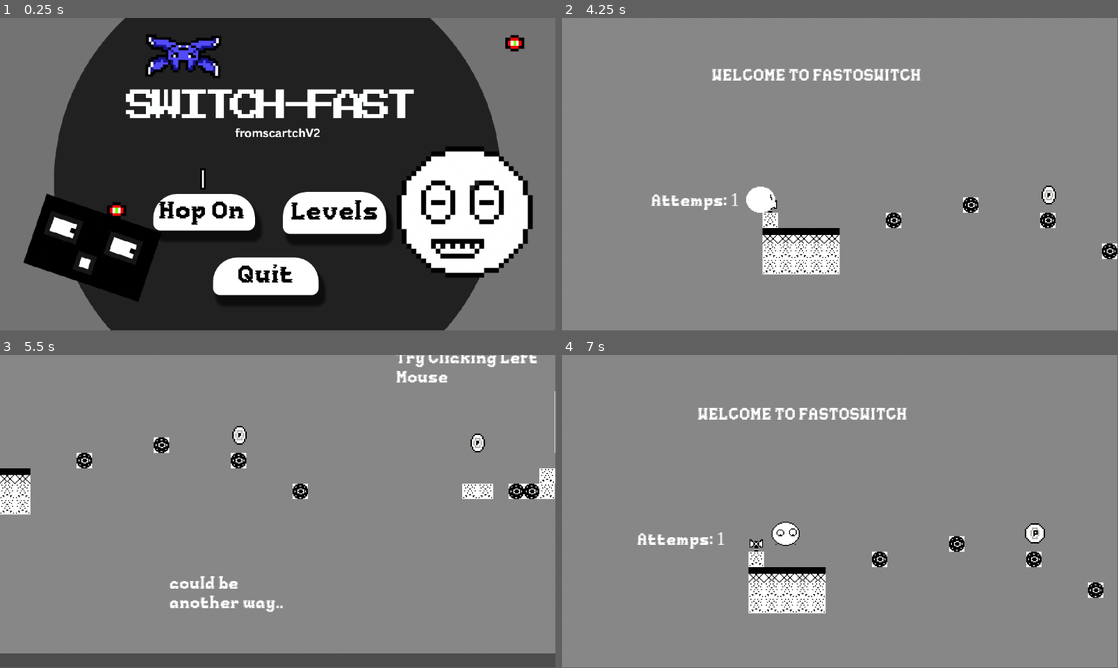
Above: before the commit, frames 1-4 (two rows, left to right).
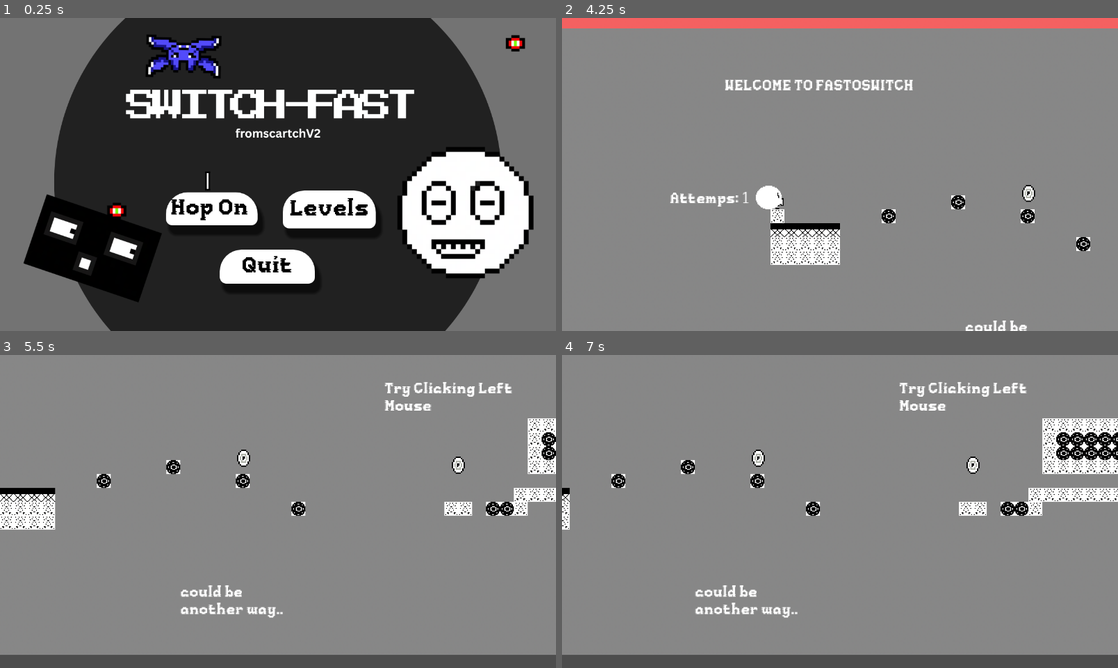
Above: after the commit, the same moments.

Repository: speed987185/Switch-Fast
Game: Godot game, scene res://Scenes/menu.tscn
Same seed, same stepped clock (60 frames per second), same inputs: the game is played once before the commit and once after it.
Inputs (mouse positions are in pixels of both pictures, inside the frame that each line leads up to):
- Up to frame 1 (0.25 s): no input
- Up to frame 2 (4.25 s): click "Levels" at 0.5 s; click "Hop On" at 1.25 s; tap Enter at 2 s; move the mouse to (962, 158) at 2.02 s; hold D (right) 2.03-3.53 s; tap Alt at 2.1, 3.6 s; click (962, 158) at 2.17 s; tap Space (jump) at 2.27, 3.02 s; move the mouse to (728, 190) at 2.77 s; tap Shift at 2.85 s; move the mouse to (895, 105) at 3.52 s; hold A (left) from 3.53 s (still down)
- Up to frame 3 (5.5 s): move the mouse to (250, 574) at 4.27 s; release A (left) at 4.28 s; hold D (right) from 4.28 s (still down); tap Shift at 4.35 s; click (250, 574) at 4.42 s; tap Space (jump) at 4.52, 5.27 s; move the mouse to (444, 558) at 5.02 s; tap Alt at 5.1 s
- Up to frame 4 (7 s): tap Escape (pause, bound only after the commit) at 5.65 s; release D (right) at 5.75 s; click (840, 517) at 5.77 s; move the mouse to (673, 464) at 6.52 s; hold A (left) from 6.53 s (still down); tap Shift at 6.6 s; tap Space (jump) at 6.77 s
In our replay, the window is 799x449 before the commit and 800x450 after it. These sizes can differ from the game's own. Grey fills any space a smaller window leaves; there, only what the larger window draws over its background counts as a difference.

The runs differ from the first frame. In frame 1, 7.1% of the frame differs, in the area x 4-96%, y 0-100%; in frame 2, 8.4%; in frame 3, 7.7%; in frame 4, 14%, in the area x 0-100%, y 0-100%.

Commit message:
added a pause menu now you can pause the game uaing esc or p noow i am going to sleep its already 12pm and i gonna commit soon new buttons will be added in pause menu

Diff:
--- a/Scenes/main.tscn
+++ b/Scenes/main.tscn
@@ -20,6 +20,7 @@
 [ext_resource type="PackedScene" uid="uid://dvcfua04k7e1q" path="res://Scenes/batsloth.tscn" id="15_wsu2k"]
 [ext_resource type="PackedScene" uid="uid://badnr0ovx2yww" path="res://Scenes/eneball.tscn" id="16_k12tt"]
 [ext_resource type="FontFile" uid="uid://b6ee30ss2buoc" path="res://font/font/Pixelmax-Regular.otf" id="18_b3802"]
+[ext_resource type="PackedScene" uid="uid://d0ujllnxwqp8m" path="res://Scenes/pause_menu.tscn" id="21_pdsj5"]
 
 [sub_resource type="TileSetAtlasSource" id="TileSetAtlasSource_wsu2k"]
 texture = ExtResource("4_ynf5e")
@@ -861,4 +862,6 @@
 theme_override_font_sizes/font_size = 43
 text = "JUMP!!!!!!!!!!"
 
+[node name="PauseMenu" parent="." unique_id=1266123414 instance=ExtResource("21_pdsj5")]
+
 [connection signal="timeout" from="Timer" to="Player" method="_on_timer_timeout"]
--- a/Scenes/menu.tscn
+++ b/Scenes/menu.tscn
@@ -150,7 +150,7 @@
 text = "Hop On "
 
 [node name="Coin" parent="." unique_id=257496962 instance=ExtResource("3_cayip")]
-position = Vector2(423, 336)
+position = Vector2(480, 377)
 scale = Vector2(4, 4)
 
 [node name="click" type="AudioStreamPlayer2D" parent="." unique_id=663310324]
--- a/Scenes/pause_menu.tscn
+++ b/Scenes/pause_menu.tscn
@@ -1,46 +1,35 @@
 [gd_scene format=3 uid="uid://d0ujllnxwqp8m"]
 
-[node name="PauseMenu" type="Control" unique_id=411212120]
+[ext_resource type="Texture2D" uid="uid://cr6ix73nrqd3d" path="res://PauseMenu/resume.png" id="1_bpi0q"]
+[ext_resource type="Script" uid="uid://utl7qmw5on2q" path="res://Script/pause_menu.gd" id="1_vmyb1"]
+
+[node name="PauseMenu" type="CanvasLayer" unique_id=1266123414]
 process_mode = 3
-layout_mode = 3
-anchors_preset = 15
-anchor_right = 1.0
-anchor_bottom = 1.0
-offset_left = -2.0
-offset_right = -2.0
-grow_horizontal = 2
-grow_vertical = 2
+layer = 5
+script = ExtResource("1_vmyb1")
 
-[node name="PanelContainer" type="PanelContainer" parent="." unique_id=1883788588]
-layout_mode = 1
+[node name="ColorRect" type="ColorRect" parent="." unique_id=371380537]
 anchors_preset = 15
 anchor_right = 1.0
 anchor_bottom = 1.0
 grow_horizontal = 2
 grow_vertical = 2
+color = Color(0, 0, 0, 0.60784316)
 
-[node name="Buttons" type="Node" parent="PanelContainer" unique_id=1415451099]
+[node name="resume" type="Button" parent="." unique_id=859816468]
+anchors_preset = 8
+anchor_left = 0.5
+anchor_top = 0.5
+anchor_right = 0.5
+anchor_bottom = 0.5
+offset_left = -103.99994
+offset_top = -72.0
+offset_right = -63.99994
+offset_bottom = -32.0
+grow_horizontal = 2
+grow_vertical = 2
+scale = Vector2(4.9891496, 4.4248004)
+size_flags_horizontal = 4
+icon = ExtResource("1_bpi0q")
 
-[node name="Button2" type="Button" parent="PanelContainer/Buttons" unique_id=491695079]
-offset_left = 454.0
-offset_top = 354.0
-offset_right = 650.0
-offset_bottom = 409.0
-
-[node name="Button3" type="Button" parent="PanelContainer/Buttons" unique_id=1678830682]
-offset_left = 459.0
-offset_top = 477.0
-offset_right = 655.0
-offset_bottom = 532.0
-
-[node name="Button" type="Button" parent="PanelContainer/Buttons" unique_id=1586466284]
-offset_left = -2.0
-offset_right = 1150.0
-offset_bottom = 648.0
-
-[node name="TextureButton" type="TextureButton" parent="." unique_id=789020533]
-layout_mode = 0
-offset_left = 691.0
-offset_top = 225.0
-offset_right = 731.0
-offset_bottom = 265.0
+[connection signal="pressed" from="resume" to="." method="_on_resume_pressed"]
--- /dev/null
+++ b/Script/pause_menu.gd
@@ -0,0 +1,18 @@
+extends CanvasLayer
+
+func _ready() -> void:
+	visible = false
+	get_tree().paused = false
+	process_mode = Node.PROCESS_MODE_ALWAYS
+
+func _input(event: InputEvent) -> void:
+	if Input.is_action_just_pressed("pause"):
+		if get_tree().paused:
+			visible = false
+			get_tree().paused = false
+		else:
+			visible = true
+			get_tree().paused = true
+func _on_resume_pressed() -> void:
+	visible = false
+	get_tree().paused = false
--- a/project.godot
+++ b/project.godot
@@ -19,6 +19,11 @@
 [autoload]
 
 BgMusic="*uid://bcp7pexsq8mmq"
+
+[display]
+
+window/size/viewport_width=1280
+window/size/viewport_height=720
 
 [editor_plugins]
 
@@ -44,6 +49,12 @@
 , Object(InputEventKey,"resource_local_to_scene":false,"resource_name":"","device":-1,"window_id":0,"alt_pressed":false …(183 unchanged characters)…
 ]
 }
+pause={
+"deadzone": 0.2,
+"events": [Object(InputEventKey,"resource_local_to_scene":false,"resource_name":"","device":-1,"window_id":0,"alt_pressed":false,"shift_pressed":false,"ctrl_pressed":false,"meta_pressed":false,"pressed":false,"keycode":0,"physical_keycode":4194305,"key_label":0,"unicode":0,"location":0,"echo":false,"script":null)
+, Object(InputEventKey,"resource_local_to_scene":false,"resource_name":"","device":-1,"window_id":0,"alt_pressed":false,"shift_pressed":false,"ctrl_pressed":false,"meta_pressed":false,"pressed":false,"keycode":0,"physical_keycode":80,"key_label":0,"unicode":112,"location":0,"echo":false,"script":null)
+]
+}
 
 [physics]
 
Not shown, added: PauseMenu/goBack.png.import
Not shown, added: PauseMenu/reset.png.import
Not shown, added: Script/pause_menu.gd.uid
Not shown, added: export_presets.cfg
Not shown, added: SwitchFast.console.exe
Not shown, added: SwitchFast.exe
Not shown, added: SwitchFast.pck
